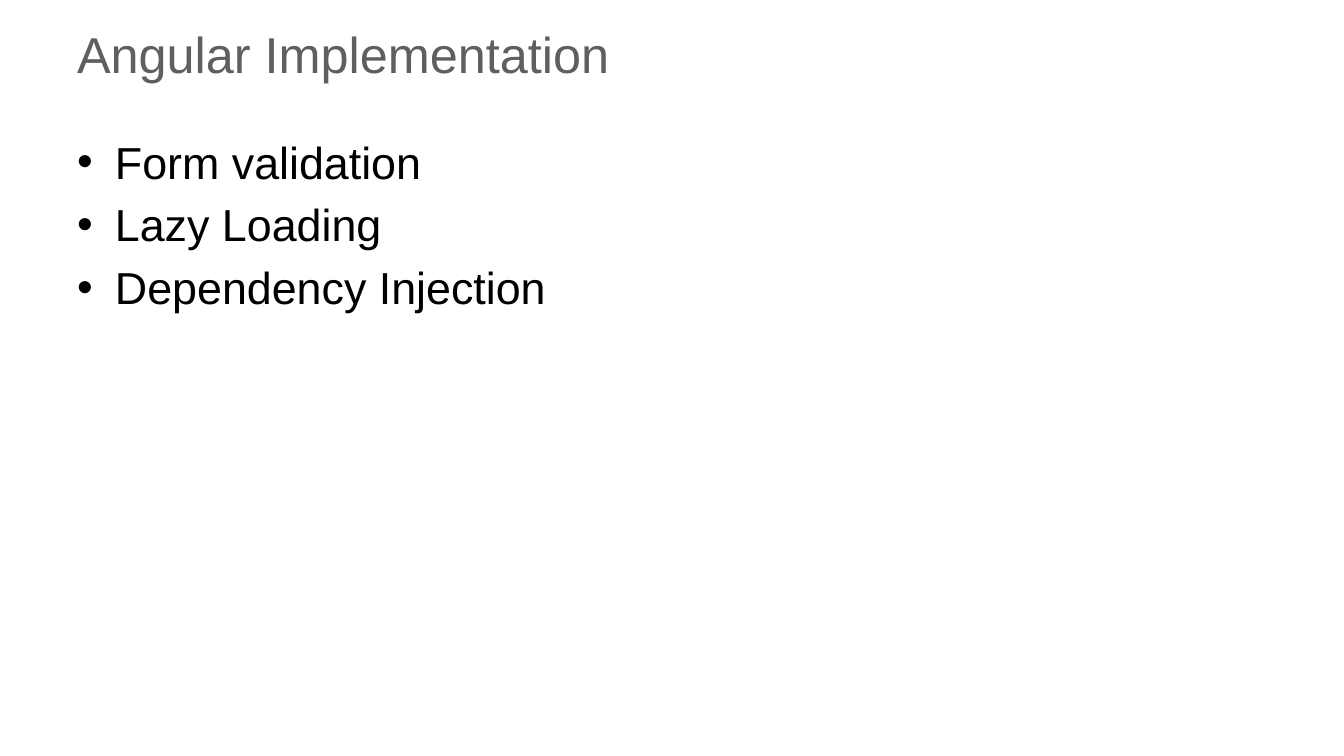
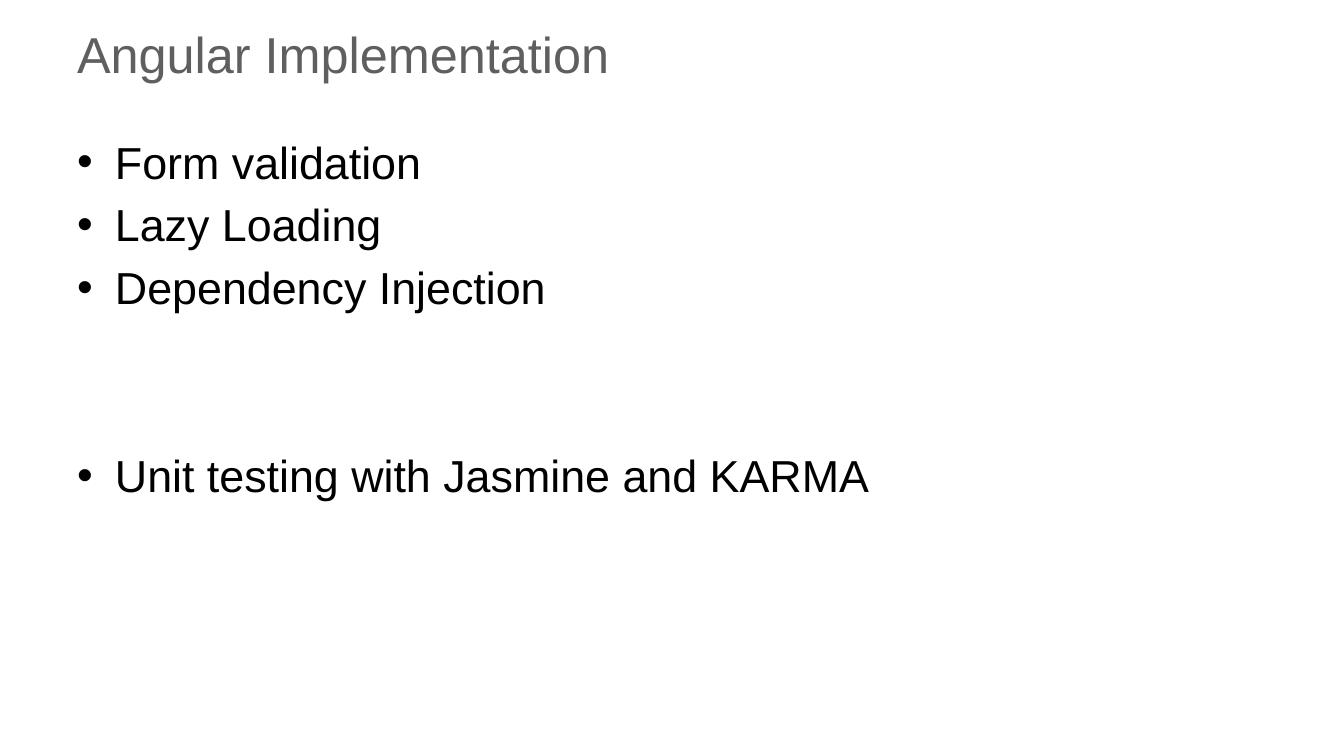
Before and after one commit to angsuman2022/HealthClaim, a slide deck: slide 11 of Healthcare Claim Submission.pptx. Drawn at 1344x756 pixels with LibreOffice and Linux fonts; fonts in the diff are those of the drawing; background and template pictures are left out. Boxes give left, top, right and bottom in pixels: in the first picture for what was removed or moved away, otherwise in the second. Text is boxed around its words. In the diff, an @@ line names an element or a change of style, - is before the commit and + after.

```diff
--- a/Healthcare Claim Submission.pptx
+++ b/Healthcare Claim Submission.pptx
@@ text at (x1=115, y1=459, x2=869, y2=501): paragraph added @@
+• Unit testing with Jasmine and KARMA
```
Also in this commit, not shown: 3 other slides changed, 3 slides added, 27 other files.
